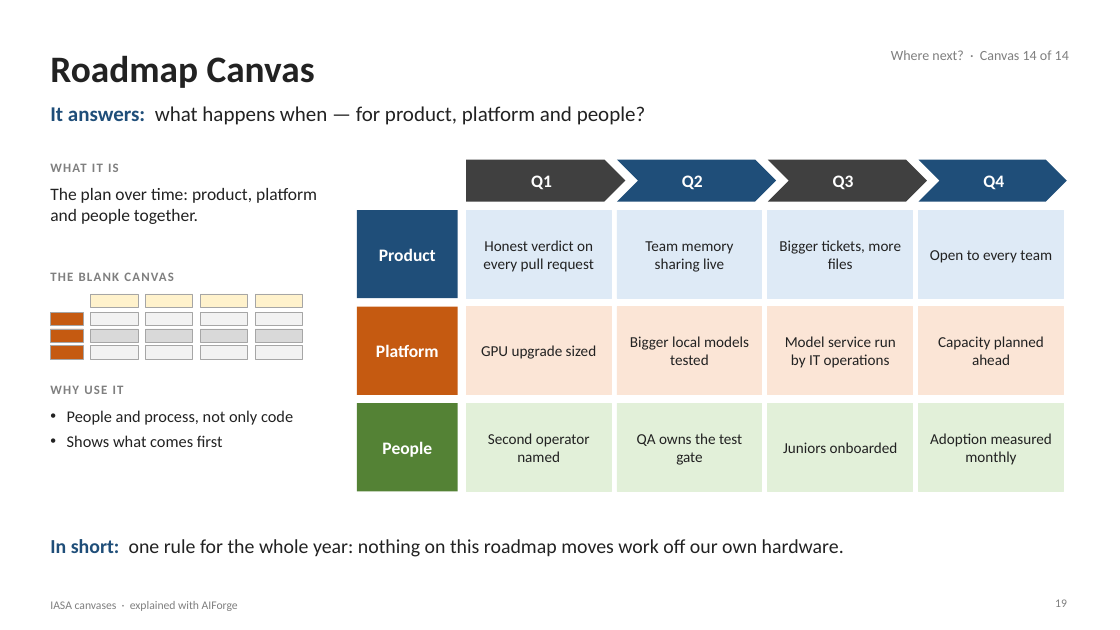
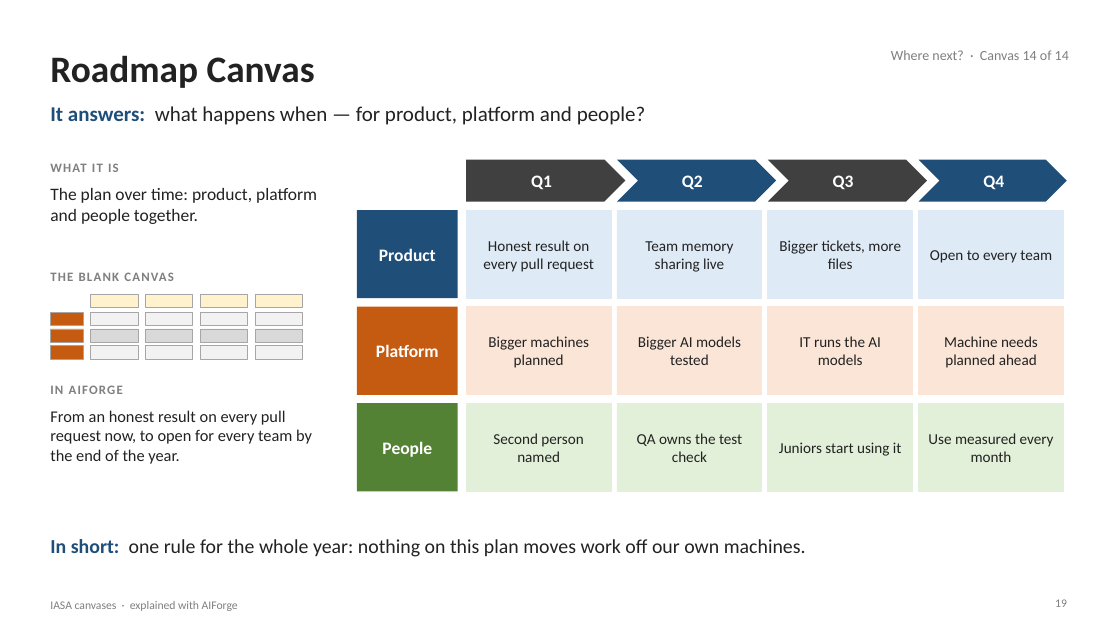
Before and after one commit to Manikanta-Reddy-Pasala/tools, a slide deck: slide 19 of course/iasa-aiforge/IASA-Canvases-with-AIForge.pptx. Drawn at 1120x630 pixels with LibreOffice and Linux fonts; fonts in the diff are those of the drawing. Boxes give left, top, right and bottom in pixels: in the first picture for what was removed or moved away, otherwise in the second. Text is boxed around its words. In the diff, an @@ line names an element or a change of style, - is before the commit and + after.

```diff
--- a/course/iasa-aiforge/IASA-Canvases-with-AIForge.pptx
+++ b/course/iasa-aiforge/IASA-Canvases-with-AIForge.pptx
@@ text at <box>483,240,594,272</box>: text changed @@
-Honest verdict on every pull request
+Honest result on every pull request
@@ text at <box>488,336,589,368</box>: text changed @@
-GPU upgrade sized
+Bigger machines planned
@@ text at <box>638,336,741,365</box>: text changed @@
-Bigger local models tested
+Bigger AI models tested
@@ text at <box>799,336,881,365</box>: text changed @@
-Model service run by IT operations
+IT runs the AI models
@@ text at <box>944,336,1038,368</box>: text changed @@
-Capacity planned ahead
+Machine needs planned ahead
@@ text at <box>50,385,123,394</box>: text changed @@
-WHY USE IT
+IN AIFORGE
@@ text at <box>50,410,312,464</box>: text changed @@
-• People and process, not only code
-• Shows what comes first
+From an honest result on every pull request now, to open for every team by the end of the year.
@@ text at <box>493,433,583,462</box>: text changed @@
-Second operator named
+Second person named
@@ text at <box>637,433,742,462</box>: text changed @@
-QA owns the test gate
+QA owns the test check
@@ text at <box>779,442,902,456</box>: text changed @@
-Juniors onboarded
+Juniors start using it
@@ text at <box>928,433,1054,462</box>: text changed @@
-Adoption measured monthly
+Use measured every month
@@ text at <box>50,539,806,557</box>: text changed @@
-In short: one rule for the whole year: nothing on this roadmap moves work off our own hardware.
+In short: one rule for the whole year: nothing on this plan moves work off our own machines.
```
Also in this commit, not shown: 16 other slides changed, 2 other files.
